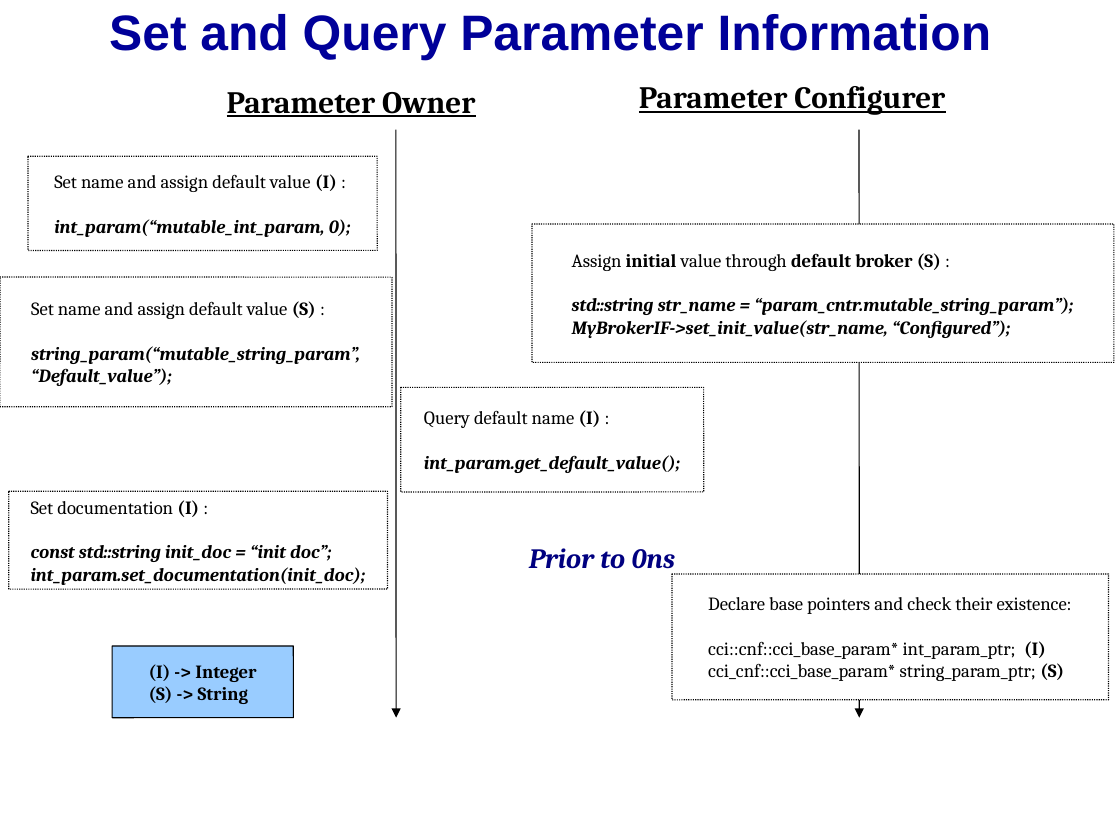
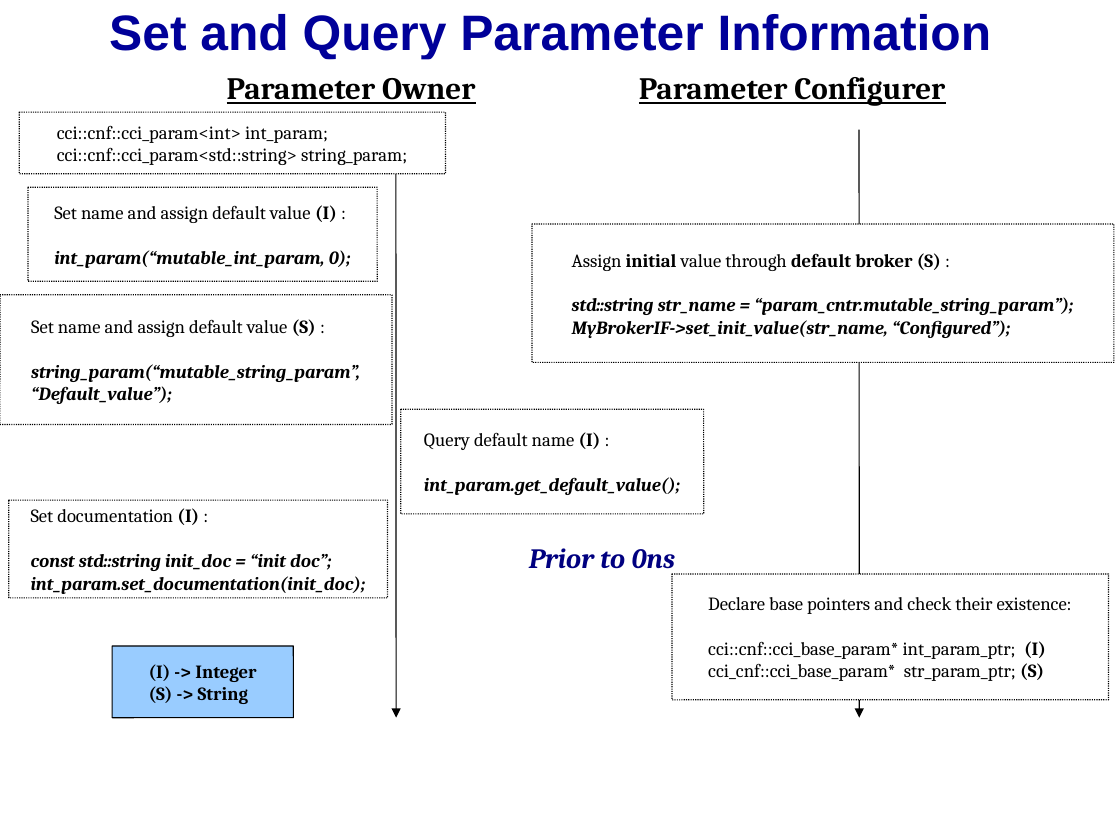
Before and after one commit to accellera-official/cci, a slide deck: slide 3 of examples/ex7_Parameter_Information/docs/ex7_Parameter_Information.ppt. Drawn at 1120x840 pixels with LibreOffice and Linux fonts; fonts in the diff are those of the drawing; background and template pictures are left out. Boxes give left, top, right and bottom in pixels: in the first picture for what was removed or moved away, otherwise in the second. Text is boxed around its words. In the diff, an @@ line names an element or a change of style, - is before the commit and + after.

```diff
--- a/examples/ex7_Parameter_Information/docs/ex7_Parameter_Information.ppt
+++ b/examples/ex7_Parameter_Information/docs/ex7_Parameter_Information.ppt
@@ rounded rectangle "Parameter Owner": place and size @@
-rounded rectangle "Parameter Owner" at bbox=[227, 92, 475, 117]
+rounded rectangle "Parameter Owner" at bbox=[169, 59, 533, 115]
@@ text "Parameter Configurer": place and size @@
-text "Parameter Configurer" at bbox=[639, 86, 945, 115]
+text "Parameter Configurer" at bbox=[639, 77, 945, 106]
@@ rounded rectangle added at bbox=[19, 112, 446, 174], fill #FFFFFF, outline #000000 0.74 pt dashed, 12 pt, text #000000 @@
+cci::cnf::cci_param<int> int_param;
+cci::cnf::cci_param<std::string> string_param;
@@ rounded rectangle "Set name and assign default ...": place and size @@
-rounded rectangle "Set name and assign default ..." at bbox=[28, 157, 377, 251]
+rounded rectangle "Set name and assign default ..." at bbox=[28, 187, 377, 281]
@@ rounded rectangle "Set name and assign default ...": place and size @@
-rounded rectangle "Set name and assign default ..." at bbox=[0, 277, 392, 407]
+rounded rectangle "Set name and assign default ..." at bbox=[0, 295, 392, 424]
@@ rounded rectangle "Query default name (I) :": place and size @@
-rounded rectangle "Query default name (I) :" at bbox=[401, 388, 704, 492]
+rounded rectangle "Query default name (I) :" at bbox=[401, 409, 704, 513]
@@ rounded rectangle "Set documentation (I) :": place and size @@
-rounded rectangle "Set documentation (I) :" at bbox=[9, 492, 388, 589]
+rounded rectangle "Set documentation (I) :" at bbox=[9, 501, 388, 598]
@@ text in rounded rectangle at bbox=[708, 663, 1044, 681]: text changed @@
-cci_cnf::cci_base_param* string_param_ptr; (S)
+cci_cnf::cci_base_param* str_param_ptr; (S)
```
Also in this commit, not shown: 3 other slides changed.
